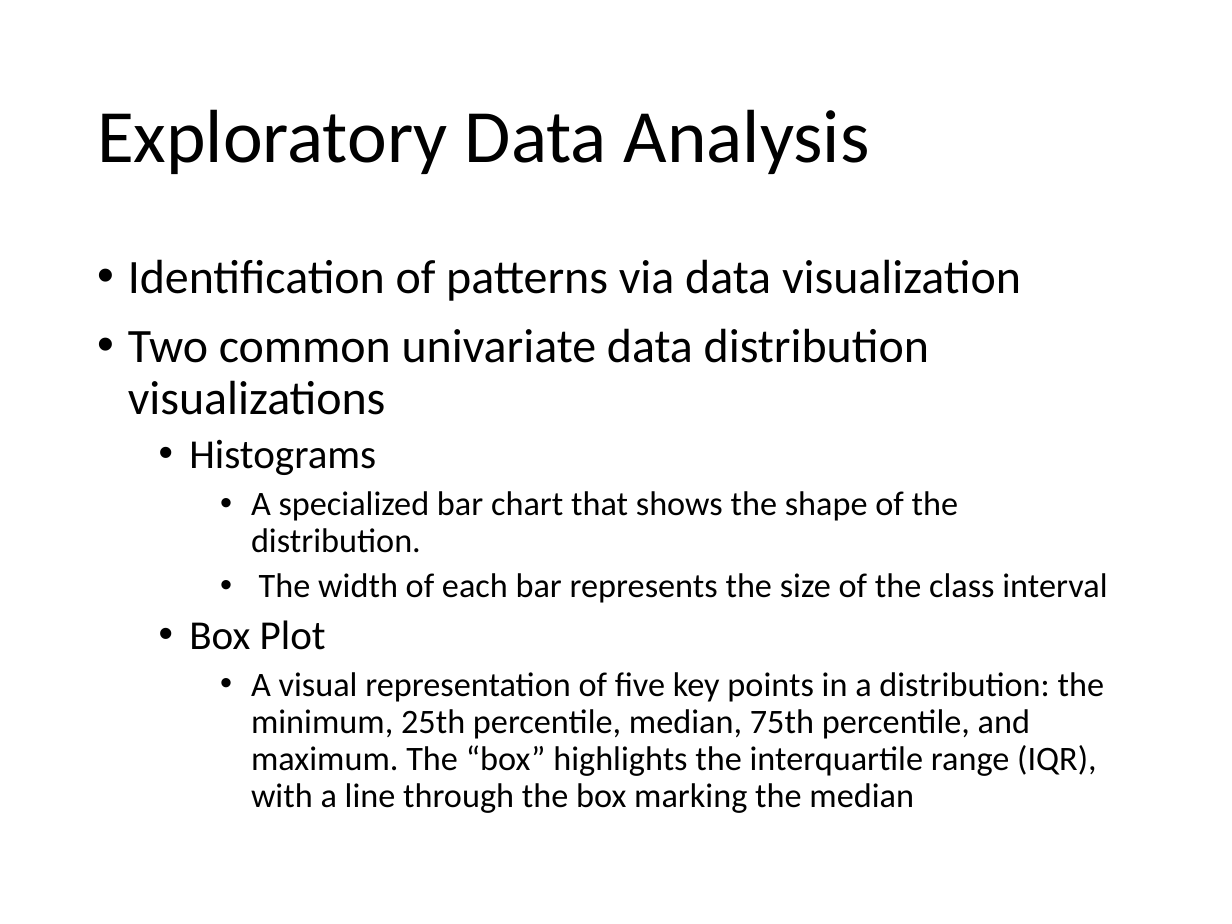
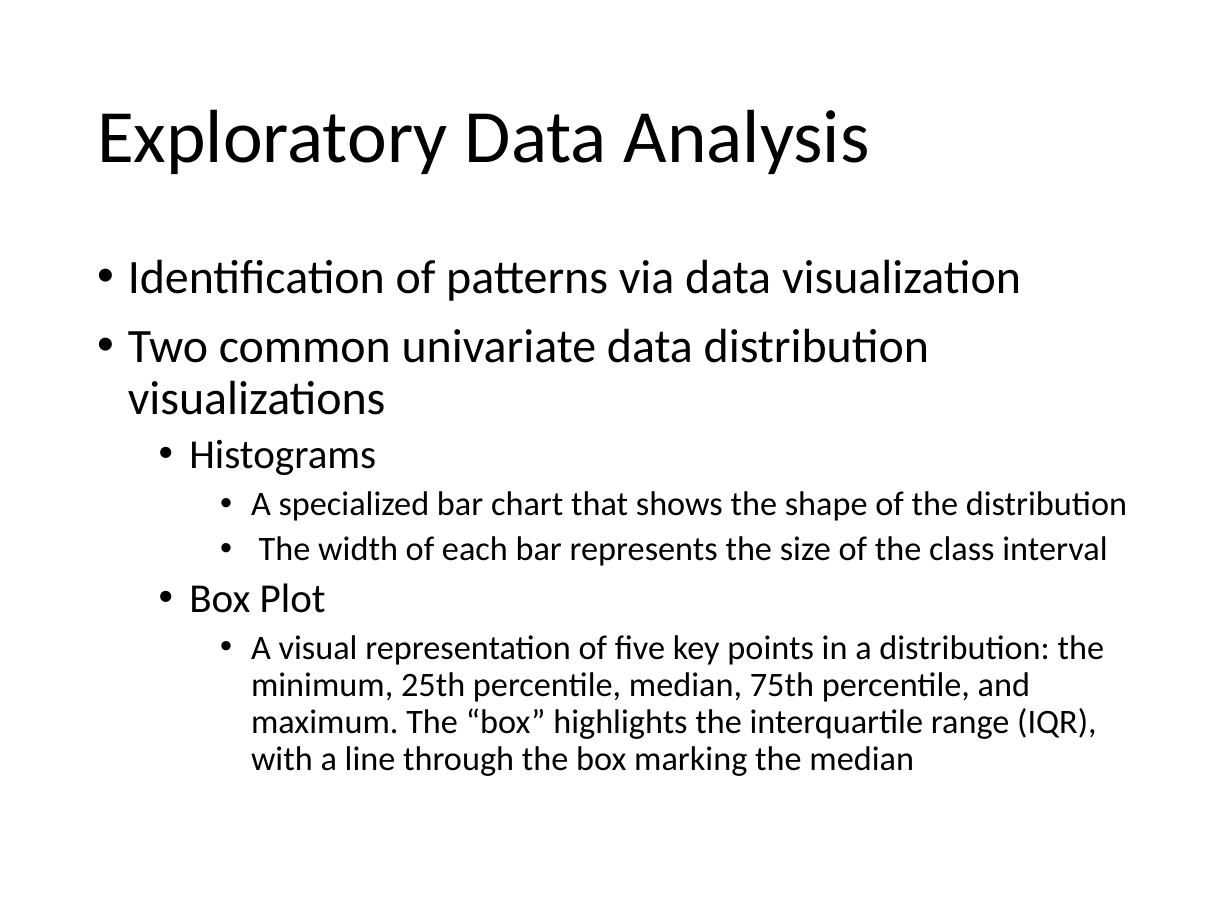
Before and after one commit to alexsingleton/urban_analytics, a slide deck: slide 10 of Slides/11_Lecture.pptx (slide 11 before the commit). Drawn at 1232x924 pixels with LibreOffice and Linux fonts; fonts in the diff are those of the drawing. Boxes give left, top, right and bottom in pixels: in the first picture for what was removed or moved away, otherwise in the second. Text is boxed around its words. In the diff, an @@ line names an element or a change of style, - is before the commit and + after.

```diff
--- a/Slides/11_Lecture.pptx
+++ b/Slides/11_Lecture.pptx
@@ text at [251,491,1127,521]: text changed @@
-    • A specialized bar chart that shows the shape of the distribution.
+    • A specialized bar chart that shows the shape of the distribution
```
Also in this commit, not shown: 9 other slides changed, 1 slide removed, 8 other files.
